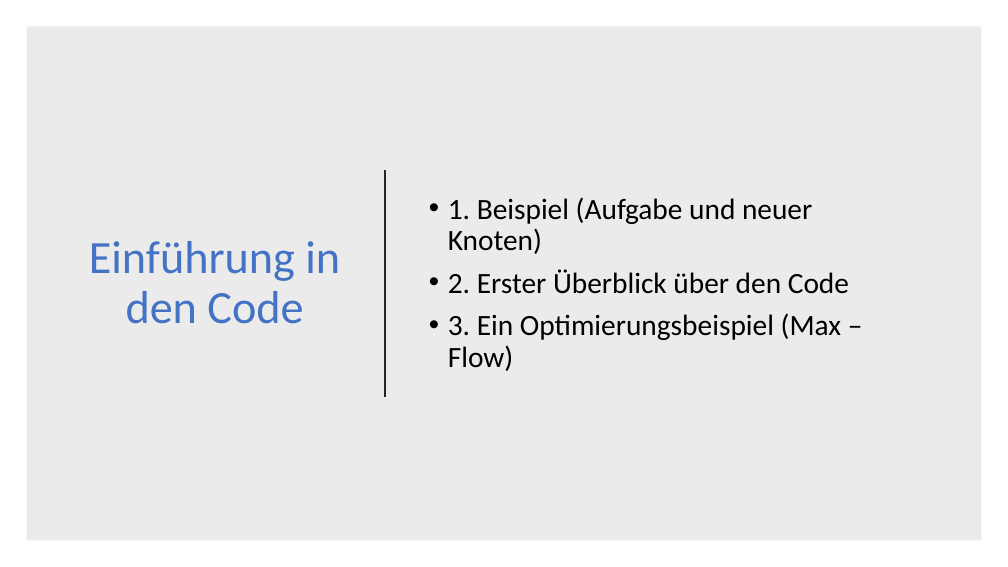
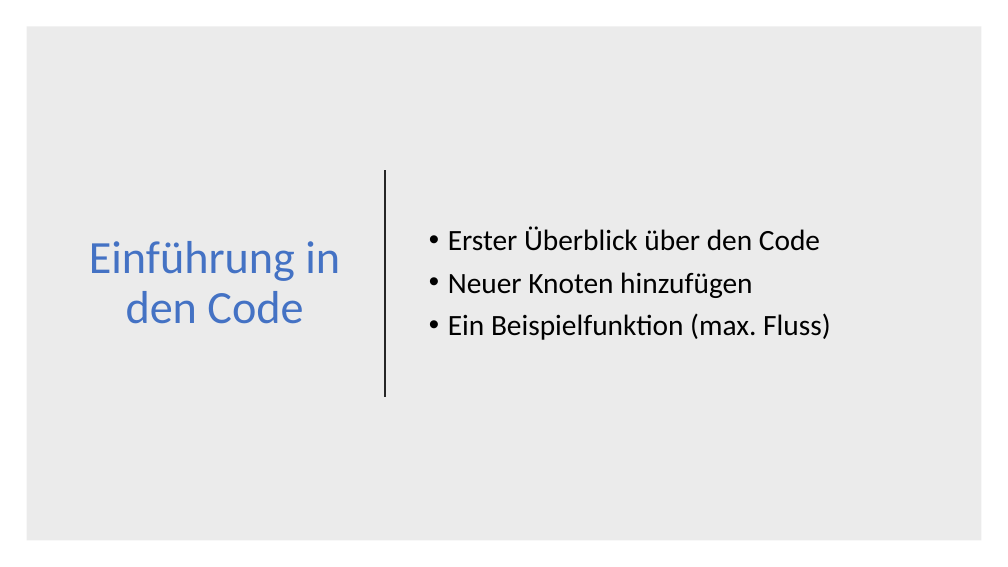
Before and after one commit to DerAlexx/Angewandte-Mathematik, a slide deck: slide 23 of Praktikum_6/Abgabe 6.pptx. Drawn at 1008x567 pixels with LibreOffice and Linux fonts; fonts in the diff are those of the drawing. Boxes give left, top, right and bottom in pixels: in the first picture for what was removed or moved away, otherwise in the second. Text is boxed around its words. In the diff, an @@ line names an element or a change of style, - is before the commit and + after.

```diff
--- a/Praktikum_6/Abgabe 6.pptx
+++ b/Praktikum_6/Abgabe 6.pptx
@@ text at [448,226,831,340]: text changed @@
-• 1. Beispiel (Aufgabe und neuer Knoten)
-• 2. Erster Überblick über den Code
-• 3. Ein Optimierungsbeispiel (Max – Flow)
+• Erster Überblick über den Code
+• Neuer Knoten hinzufügen
+• Ein Beispielfunktion (max. Fluss)
```
Also in this commit, not shown: 5 other slides changed, 5 slides added, 3 slides removed, 1 other file.
